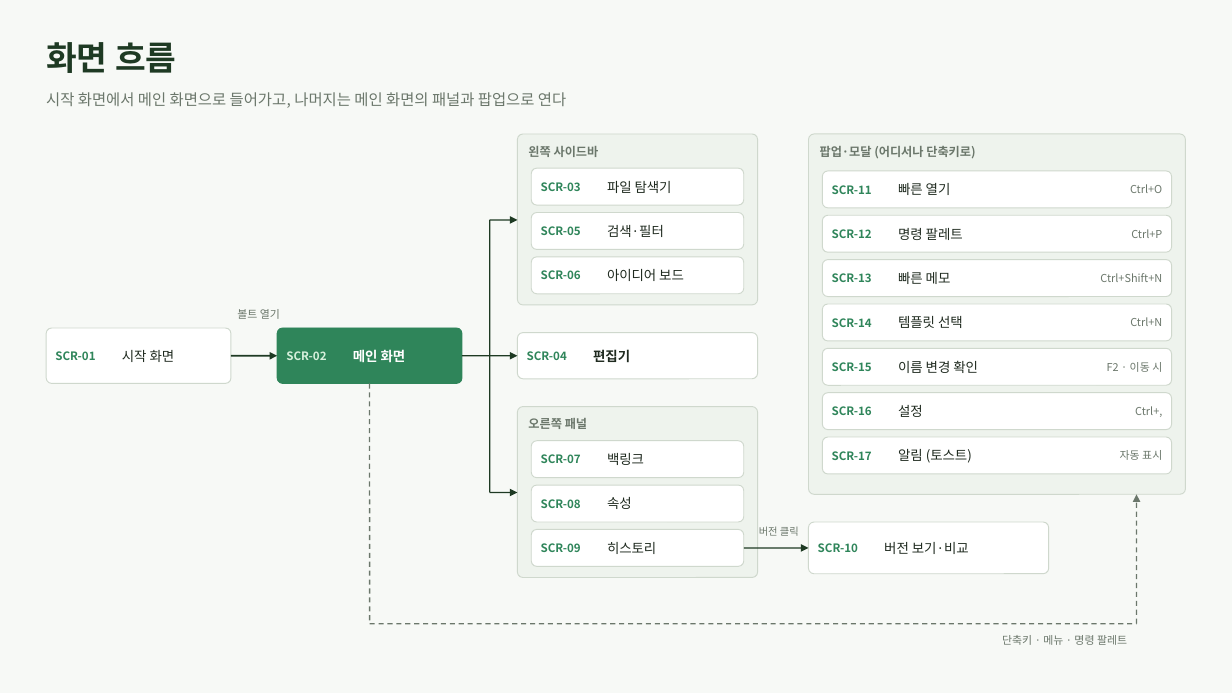
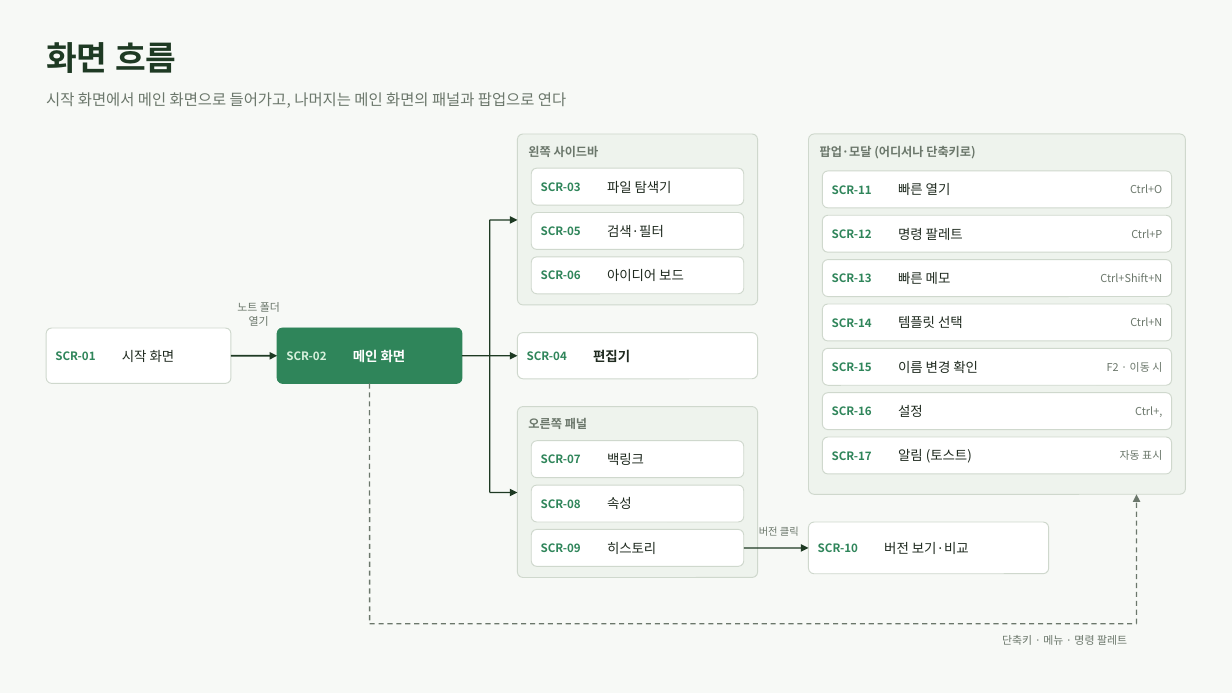
Before and after one commit to jinkyoin/notevine, a slide deck: slide 4 of docs/화면설계서.pptx (slide 3 before the commit). Drawn at 1232x693 pixels with LibreOffice and Linux fonts; fonts in the diff are those of the drawing. Boxes give left, top, right and bottom in pixels: in the first picture for what was removed or moved away, otherwise in the second. Text is boxed around its words. In the diff, an @@ line names an element or a change of style, - is before the commit and + after.

```diff
--- a/docs/화면설계서.pptx
+++ b/docs/화면설계서.pptx
@@ text at box(237, 302, 280, 326): text changed @@
-볼트 열기
+노트 폴더 열기
```
Also in this commit, not shown: 6 other slides changed, 1 slide added, 24 other files.
